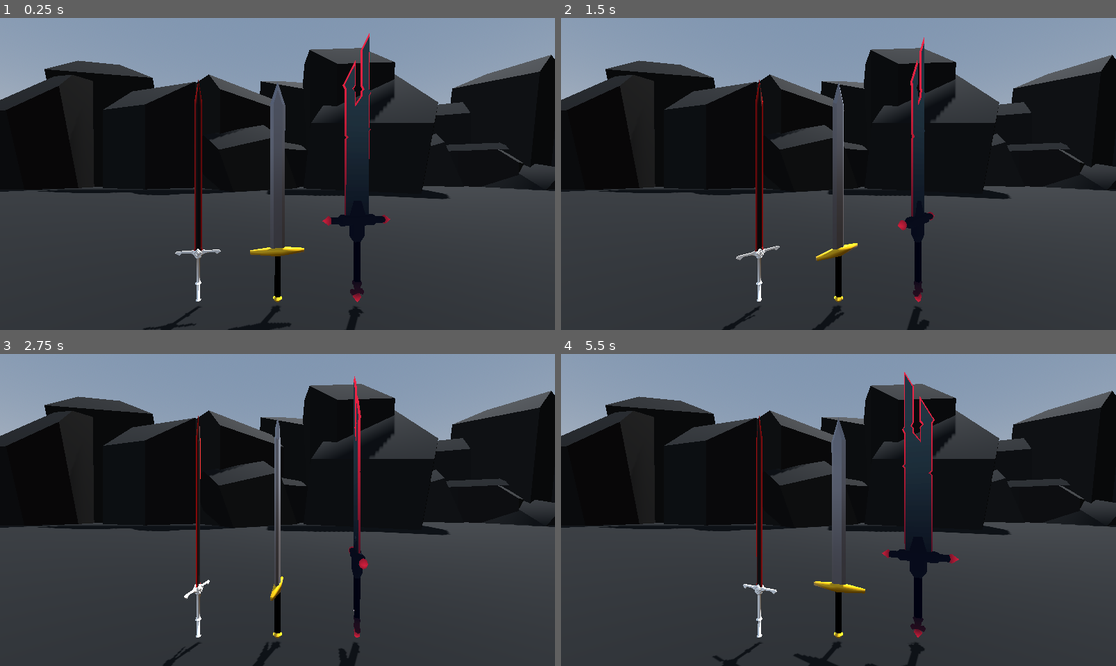
Above: before the commit, frames 1-4 (two rows, left to right).
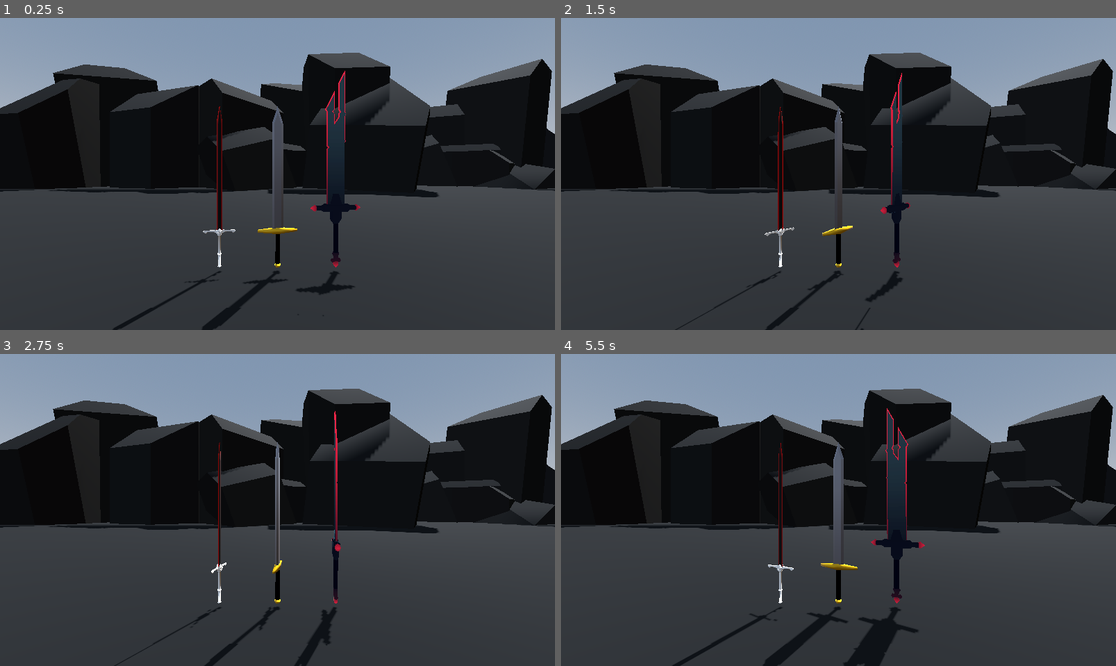
Above: after the commit, the same moments.

Repository: KameronHodge/KameronHodge.github.io
Game: Godot game, scene res://Scenes/display.tscn
The game is run twice, just before and just after one commit, with the same random seed, the same clock (stepped at 60 frames per second) and the same inputs.
Inputs:
- Up to frame 1 (0.25 s): no input
- Up to frame 2 (1.5 s): no input
- Up to frame 3 (2.75 s): no input
- Up to frame 4 (5.5 s): no input

The runs differ from the first frame. In frame 1, 11% of the frame differs, in the area x 0-100%, y 4-100%; in frame 2, 9.1%; in frame 3, 7.7%; in frame 4, 12%, in the area x 0-100%, y 5-100%.

Commit message:
moved camera

Diff:
--- a/project/webportfoliotest/Scenes/display.tscn
+++ b/project/webportfoliotest/Scenes/display.tscn
@@ -35,7 +35,7 @@
 script = ExtResource("2_oe3w4")
 
 [node name="Camera3D" type="Camera3D" parent="."]
-transform = Transform3D(1, 0, 0, 0, 1, 0, 0, 0, 1, 0, 2.09605, 10.0638)
+transform = Transform3D(1, 0, 0, 0, 1, 0, 0, 0, 1, 0, 2.09605, 13.7431)
 
 [node name="newsword" parent="." instance=ExtResource("3_oe3w4")]
 transform = Transform3D(2.45084, 0, 0, 0, -1.07129e-07, 2.45084, 0, -2.45084, -1.07129e-07, -3.9205, 0.936775, 0)
